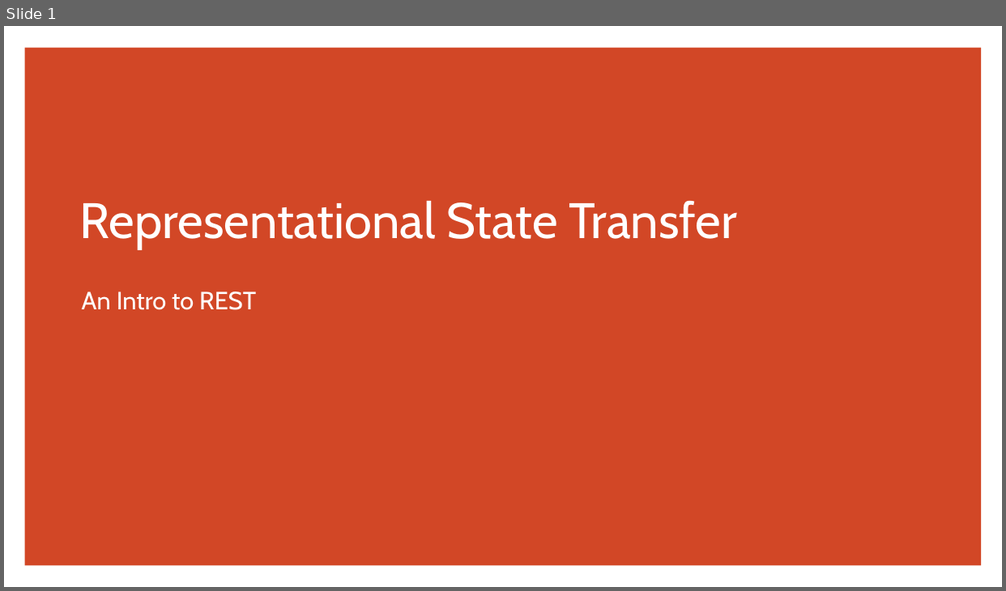
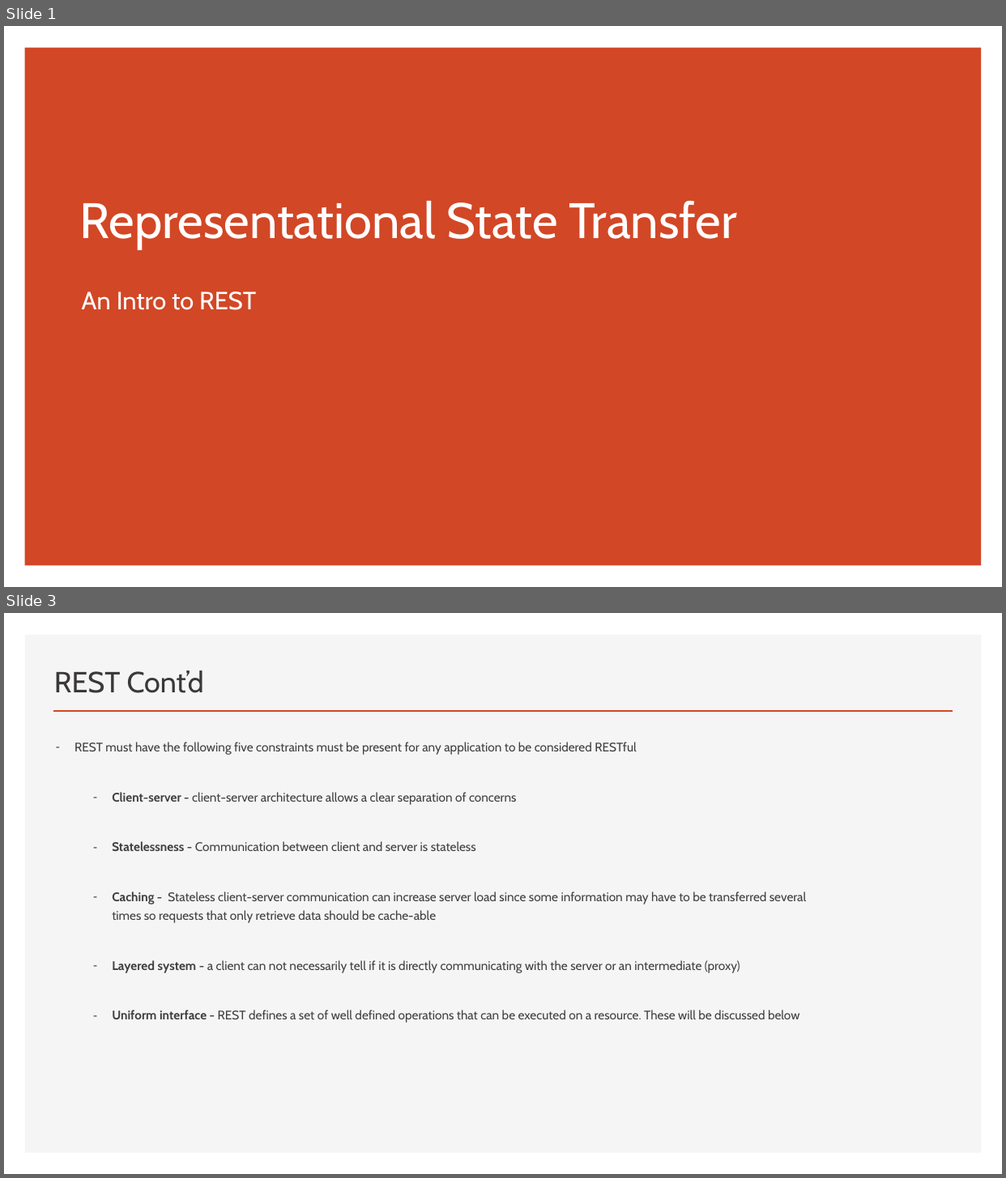
Before and after one commit to erniephillips/erniephillips.github.io, a slide deck: restful-api-presentations/phillips-presentation-week-1.pptx. Shown one above the other, each under a label of ours: slide 1 before the commit, slides 1 and 3 after it; the slides between them are not shown. The pictures are 1006x591 and 1006x1178 pixels, drawn with LibreOffice and Linux fonts; fonts in the diff are those of the drawing. Boxes give left, top, right and bottom in pixels: in the first picture for what was removed or moved away, otherwise in the second. Text is boxed around its words. In the diff, an @@ line names an element or a change of style, - is before the commit and + after.

```diff
--- a/restful-api-presentations/phillips-presentation-week-1.pptx
+++ b/restful-api-presentations/phillips-presentation-week-1.pptx
@@ slide 3 added at [4,613,1002,1174], background #FFFFFF @@
@@ rectangle added at [25,635,982,1153], fill #F5F5F5 @@
@@ title added at [54,671,204,693], 28 pt, text #3B3838 @@
+REST Cont’d
@@ line added from (53, 711) to (953, 711), #D24726 2 pt @@
@@ text added at [74,742,806,1023], 12 pt, text #404040 @@
+– REST must have the following five constraints must be present for any application to be considered RESTful
+  – Client-server - client-server architecture allows a clear separation of concerns
+  – Statelessness - Communication between client and server is stateless
+  – Caching - Stateless client-server communication can increase server load since some information may have to be transferred several times so requests that only retrieve data should be cache-able
+  – Layered system - a client can not necessarily tell if it is directly communicating with the server or an intermediate (proxy)
+  – Uniform interface - REST defines a set of well defined operations that can be executed on a resource. These will be discussed below
```
Also in this commit, not shown: 3 slides changed, 5 other slides added.
